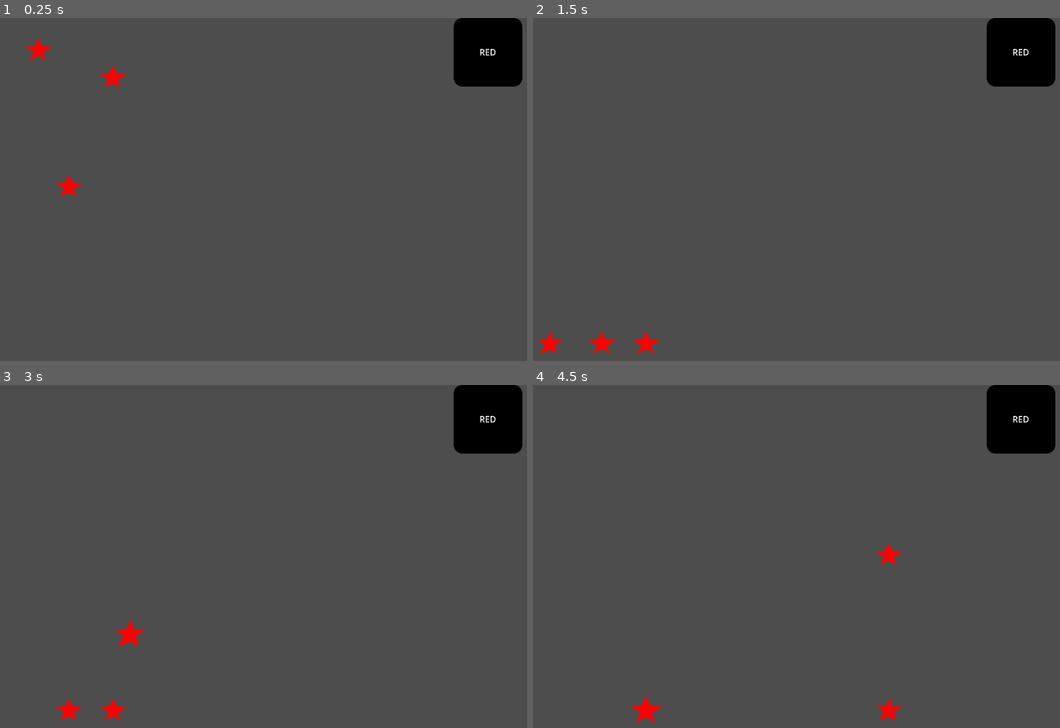
Above: before the commit, frames 1-4 (two rows, left to right).
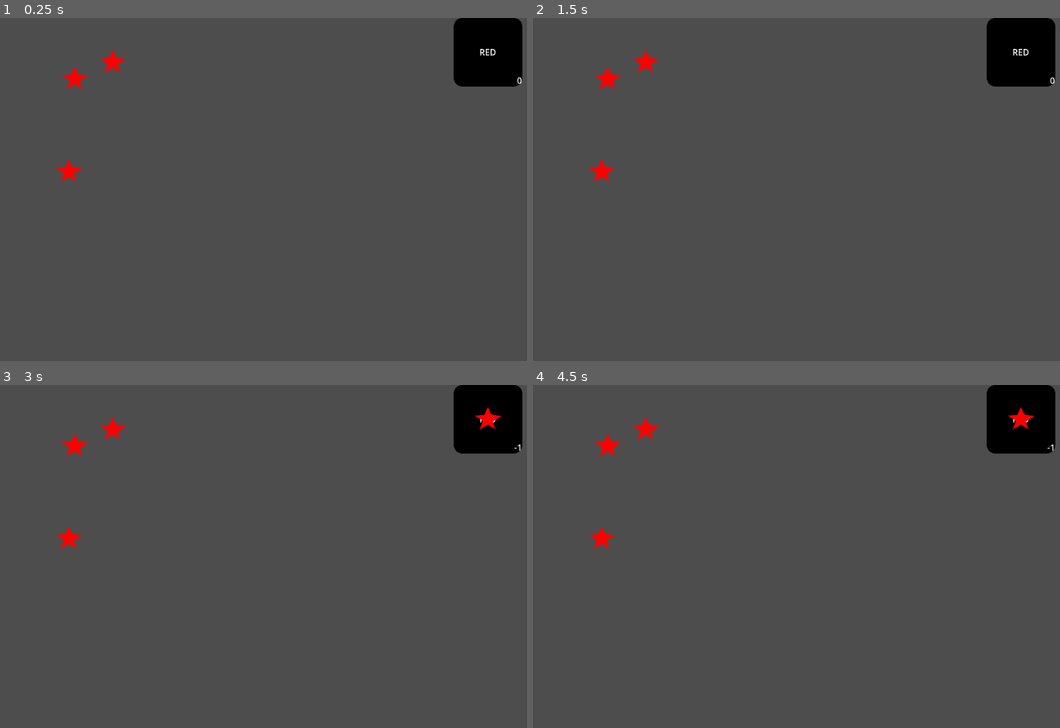
Above: after the commit, the same moments.

Repository: beyondchan28/CollectingStars
Game: Godot game, scene res://Scenes/game.tscn
Two runs of this game, one before a commit and one after it. Both use one fixed random seed, a clock stepped at 60 frames per second and the inputs below. The engine's default icon, where the game draws it, is replaced by a stand-in: a white triangle on a blue panel in a dark square.
Inputs (mouse positions are in pixels of both pictures, inside the frame that each line leads up to):
- Up to frame 1 (0.25 s): no input
- Up to frame 2 (1.5 s): click "RED" at 0.5 s; click "RED" at 1.25 s
- Up to frame 3 (3 s): click "RED" at 2 s; tap Enter at 2.75 s; drag from (15, 710) to (358, 481) at 2.77 s
- Up to frame 4 (4.5 s): drag from (601, 710) to (886, 498) at 3.52 s; move the mouse to (643, 710) at 4.27 s; click (643, 710) at 4.42 s

The runs differ from the first frame. In frame 1, 0.8% of the frame differs, in the area x 4-99%, y 5-53%; in frame 2, 0.8%; in frame 3, 1.0%; in frame 4, 1.0%, in the area x 10-99%, y 6-99%.

Commit message:
Store and pick with drag & drop done

Diff:
--- a/Scenes/game.tscn
+++ b/Scenes/game.tscn
@@ -5,32 +5,15 @@
 [ext_resource type="PackedScene" uid="uid://bwl56k15phhv0" path="res://Scenes/star_button.tscn" id="3_2cq3e"]
 
 [sub_resource type="RectangleShape2D" id="RectangleShape2D_18jwe"]
-size = Vector2(70, 786)
+size = Vector2(70, 724)
 
 [sub_resource type="RectangleShape2D" id="RectangleShape2D_7snrj"]
 size = Vector2(70, 1182)
 
 [node name="Game" type="Node2D"]
 
-[node name="RigidBody2D" type="RigidBody2D" parent="."]
-position = Vector2(110, 126)
-gravity_scale = 0.0
-contact_monitor = true
-
-[node name="CollisionPolygon2D" type="CollisionPolygon2D" parent="RigidBody2D"]
-polygon = PackedVector2Array(0, -25, -6, -7, -21, 0, -6, 6, 0, 21, 6, 5, 22, 0, 6, -6)
-
-[node name="StarsParent" type="Node2D" parent="."]
-
-[node name="Star" parent="StarsParent" instance=ExtResource("1_ajy5d")]
-
-[node name="Star2" parent="StarsParent" instance=ExtResource("1_ajy5d")]
-position = Vector2(156, 287)
-
-[node name="Star3" parent="StarsParent" instance=ExtResource("1_ajy5d")]
-position = Vector2(238, 83)
-
 [node name="CanvasLayer" type="CanvasLayer" parent="."]
+layer = -1
 
 [node name="StarInventory" type="ScrollContainer" parent="CanvasLayer"]
 anchors_preset = -1
@@ -53,17 +36,41 @@
 [node name="StarButton" parent="CanvasLayer/StarInventory/StarContainer" instance=ExtResource("3_2cq3e")]
 layout_mode = 2
 
+[node name="RigidBody2D" type="RigidBody2D" parent="."]
+position = Vector2(110, 126)
+gravity_scale = 0.0
+contact_monitor = true
+
+[node name="CollisionPolygon2D" type="CollisionPolygon2D" parent="RigidBody2D"]
+polygon = PackedVector2Array(0, -25, -6, -7, -21, 0, -6, 6, 0, 21, 6, 5, 22, 0, 6, -6)
+
+[node name="StarsParent" type="Node2D" parent="."]
+
+[node name="Star" parent="StarsParent" instance=ExtResource("1_ajy5d")]
+position = Vector2(167, 114)
+
+[node name="Star2" parent="StarsParent" instance=ExtResource("1_ajy5d")]
+position = Vector2(156, 287)
+
+[node name="Star3" parent="StarsParent" instance=ExtResource("1_ajy5d")]
+position = Vector2(238, 83)
+
 [node name="StaticBody2D" type="StaticBody2D" parent="."]
 
 [node name="CollisionShape2D" type="CollisionShape2D" parent="StaticBody2D"]
-position = Vector2(-25, 278)
+position = Vector2(-33, 352)
 shape = SubResource("RectangleShape2D_18jwe")
 
 [node name="CollisionShape2D2" type="CollisionShape2D" parent="StaticBody2D"]
-position = Vector2(1179, 278)
+position = Vector2(1182, 349)
 shape = SubResource("RectangleShape2D_18jwe")
 
 [node name="CollisionShape2D3" type="CollisionShape2D" parent="StaticBody2D"]
 position = Vector2(577, 662)
 rotation = -1.57079
 shape = SubResource("RectangleShape2D_7snrj")
+
+[node name="CollisionShape2D4" type="CollisionShape2D" parent="StaticBody2D"]
+position = Vector2(560, -22)
+rotation = 1.57081
+shape = SubResource("RectangleShape2D_7snrj")
--- a/Scenes/star.tscn
+++ b/Scenes/star.tscn
@@ -1,12 +1,19 @@
-[gd_scene load_steps=3 format=3 uid="uid://dxtyomnokngcc"]
+[gd_scene load_steps=4 format=3 uid="uid://dxtyomnokngcc"]
 
 [ext_resource type="Script" path="res://Scripts/star.gd" id="1_8jruo"]
+
+[sub_resource type="PhysicsMaterial" id="PhysicsMaterial_on0nd"]
+bounce = 1.0
+absorbent = true
 
 [sub_resource type="CircleShape2D" id="CircleShape2D_1lcjt"]
 radius = 12.0
 
 [node name="Star" type="RigidBody2D"]
 position = Vector2(99, 32)
+disable_mode = 1
+physics_material_override = SubResource("PhysicsMaterial_on0nd")
+gravity_scale = 0.0
 script = ExtResource("1_8jruo")
 
 [node name="PickArea" type="Area2D" parent="."]
--- a/Scenes/star_button.tscn
+++ b/Scenes/star_button.tscn
@@ -5,10 +5,12 @@
 
 [node name="StarButton" type="TextureButton"]
 self_modulate = Color(0, 0, 0, 1)
+mouse_filter = 1
+action_mode = 0
 texture_normal = ExtResource("1_u4i2n")
 script = ExtResource("2_qc7ls")
 
-[node name="Label" type="Label" parent="."]
+[node name="TypeLabel" type="Label" parent="."]
 layout_mode = 1
 anchors_preset = 15
 anchor_right = 1.0
@@ -18,3 +20,18 @@
 text = "LABEL"
 horizontal_alignment = 1
 vertical_alignment = 1
+
+[node name="AmountLabel" type="Label" parent="."]
+layout_mode = 1
+anchors_preset = 3
+anchor_left = 1.0
+anchor_top = 1.0
+anchor_right = 1.0
+anchor_bottom = 1.0
+offset_left = -40.0
+offset_top = -23.0
+grow_horizontal = 0
+grow_vertical = 0
+text = "22"
+horizontal_alignment = 2
+vertical_alignment = 1
--- a/Scripts/mouse_state.gd
+++ b/Scripts/mouse_state.gd
@@ -8,9 +8,9 @@
 	if event is InputEventMouseButton and event.button_index == MOUSE_BUTTON_LEFT:
 		# check mouse event is pressed or release
 		if _is_drag == false and event.is_pressed():
-			_is_drag = true
+			set_drag(true)
 		elif _is_drag and event.is_released():
-			_is_drag = false
+			set_drag(false)
 			# if holding a star, activate physics and clear
 			if is_holding():
 				_holded_star.freeze_physics(false)
@@ -29,5 +29,8 @@
 func get_holded_star() -> Star:
 	assert(is_holding(), "Currently not holding a star")
 	return _holded_star
+
 func is_drag() -> bool:
 	return _is_drag
+func set_drag(b: bool) -> void:
+	_is_drag = b
--- a/Scripts/star.gd
+++ b/Scripts/star.gd
@@ -39,5 +39,7 @@
 	var tween = create_tween()
 	tween.tween_property($Display, "scale", Vector2.ONE, 0.2)
 
+func set_type(st: StarType) -> void:
+	_type = st
 func get_type() -> StarType:
 	return _type
--- a/Scripts/star_button.gd
+++ b/Scripts/star_button.gd
@@ -1,22 +1,42 @@
 class_name StarButton extends TextureButton
+
+@onready var _stars_parent: Node2D = $"../../../../StarsParent"
 
 @export var _star_amount := 0 # how many star this button contain
 @export var _star_type := Star.StarType.RED
 
+const _star := preload("res://Scenes/star.tscn")
+
 func _ready() -> void:
+	$AmountLabel.text = str(_star_amount)
 	match _star_type:
 		Star.StarType.RED:
-			$Label.text = "RED"
+			$TypeLabel.text = "RED"
 		Star.StarType.GREEN:
-			$Label.text = "RED"
+			$TypeLabel.text = "RED"
 		Star.StarType.BLUE:
-			$Label.text = "RED"
+			$TypeLabel.text = "RED"
+	self.pressed.connect(_on_pressed)
+
+func _on_pressed() -> void:
+	var _new_star :Star = _star.instantiate()
+	_new_star.set_type(_star_type)
+	_new_star.freeze_physics(false)
+	MouseState.set_drag(true)
+	MouseState.set_holded_star(_new_star)
+	_stars_parent.add_child(_new_star)
+	_new_star.global_position = get_global_mouse_position()
+	decrease_star_amount()
+	if _star_amount == 0:
+		self.queue_free()
 
 func increase_star_amount() -> void:
 	_star_amount += 1
+	$AmountLabel.text = str(_star_amount)
 
 func decrease_star_amount() -> void:
 	_star_amount -= 1
+	$AmountLabel.text = str(_star_amount)
 
 func set_star_type(s: Star.StarType) -> void:
 	_star_type = s
--- a/Scripts/star_inventory.gd
+++ b/Scripts/star_inventory.gd
@@ -13,7 +13,6 @@
 	else:
 		for _btn: StarButton in _all_star_btn:
 			if _btn.get_star_type() == _star.get_type():
-				print("GGGG")
 				_btn.increase_star_amount()
 				_star.queue_free()
 				return
